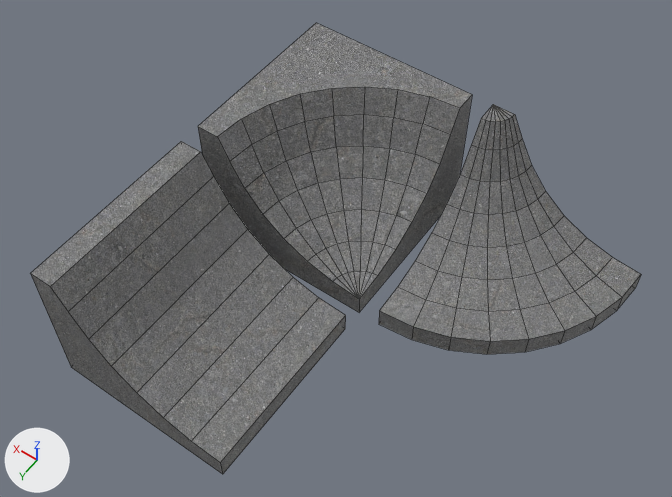
The FBX model unityProject/Assets/models/ramp1.fbx as it was, and as the next commit left it.
Before and after are seen from a camera (50 mm lens) standing at (-3.03, 4.67, 7.21) and looking at (0.25, 0.08, 0.0). The lights are fixed; the arrows at lower left show +X, +Y and +Z. Mesh edges are drawn as thin lines.
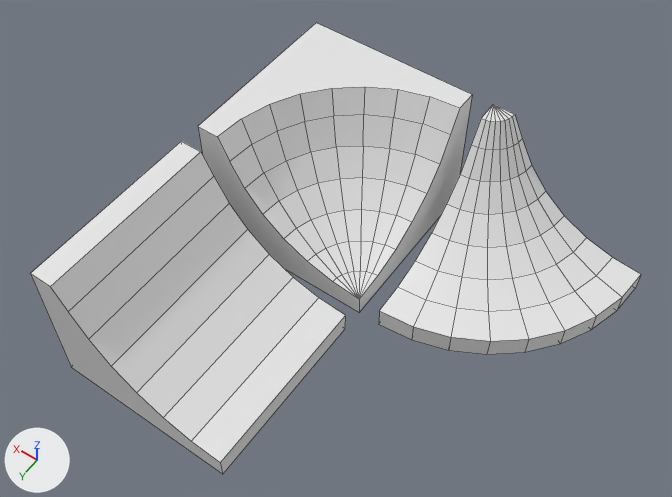
Edits to the bpy script that builds the scene:
```text
Change me_cube_000:
    where me_cube_000.from_pydata(...)  # 83 vertices, 82 faces; spans x -1.0..1.0, y -1.0..1.0, z -1.0..0.6
    remove me_cube_000.materials.append(mat_stone)
Change me_cube_001:
    where me_cube_001.from_pydata(...)  # 22 vertices, 13 faces; spans x -1.0..1.0, y -1.0..1.0, z -1.0..0.6
    remove me_cube_001.materials.append(mat_stone)
Change me_cube_002:
    where me_cube_002.from_pydata(...)  # 71 vertices, 62 faces; spans x -1.0..1.0, y -1.0..1.0, z -1.0..0.6
    remove me_cube_002.materials.append(mat_stone)
```

Pixel boxes [x1, y1, x2, y2] of what changed, in the pictures (672 x 497 px):
'Cube.001', recoloured (grey to white)
    both: [30, 141, 346, 474]
'Cube.002', recoloured (grey to white)
    both: [198, 23, 472, 312]
'Cube.000', recoloured (grey to white)
    both: [379, 104, 641, 354]
